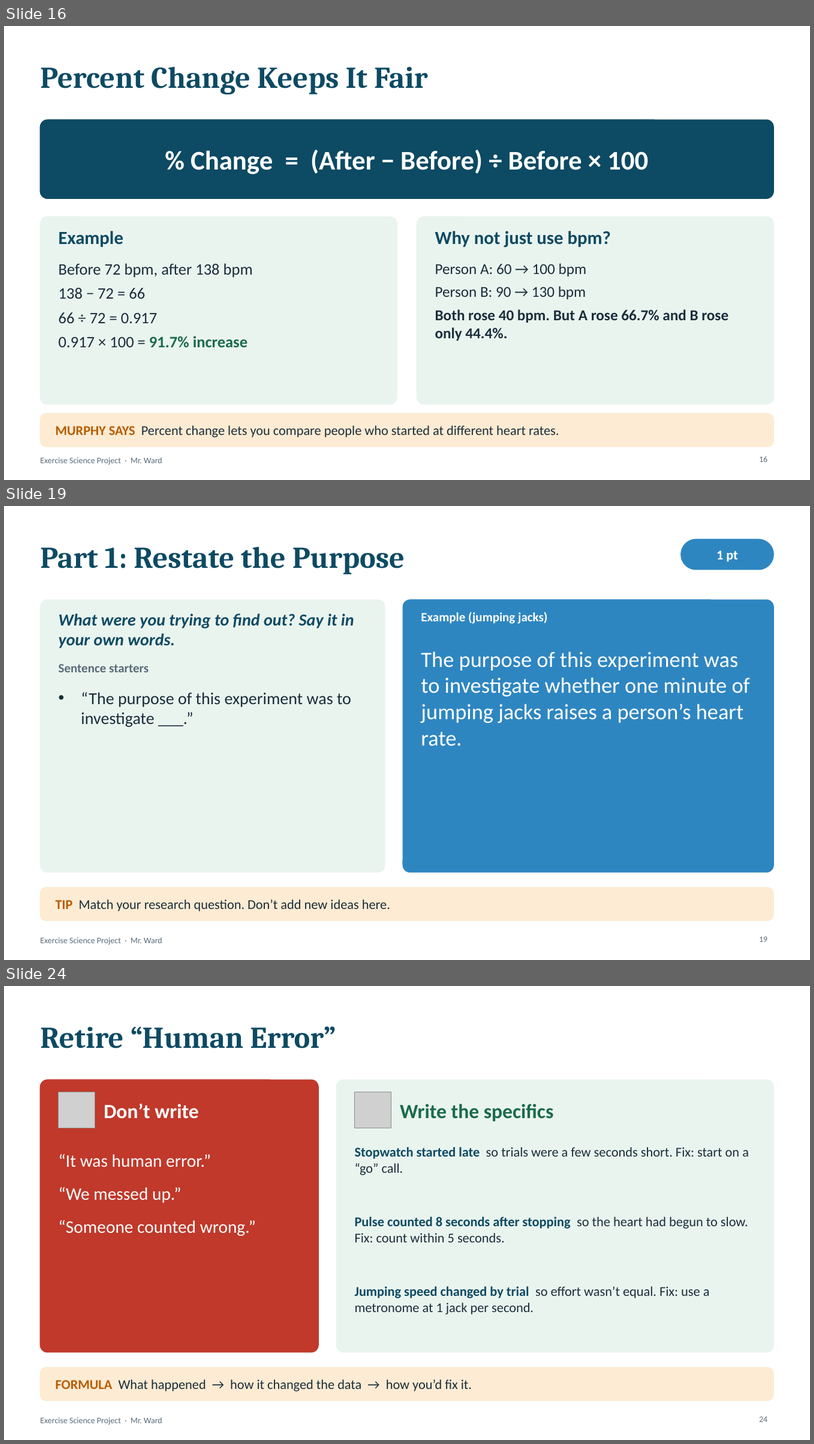
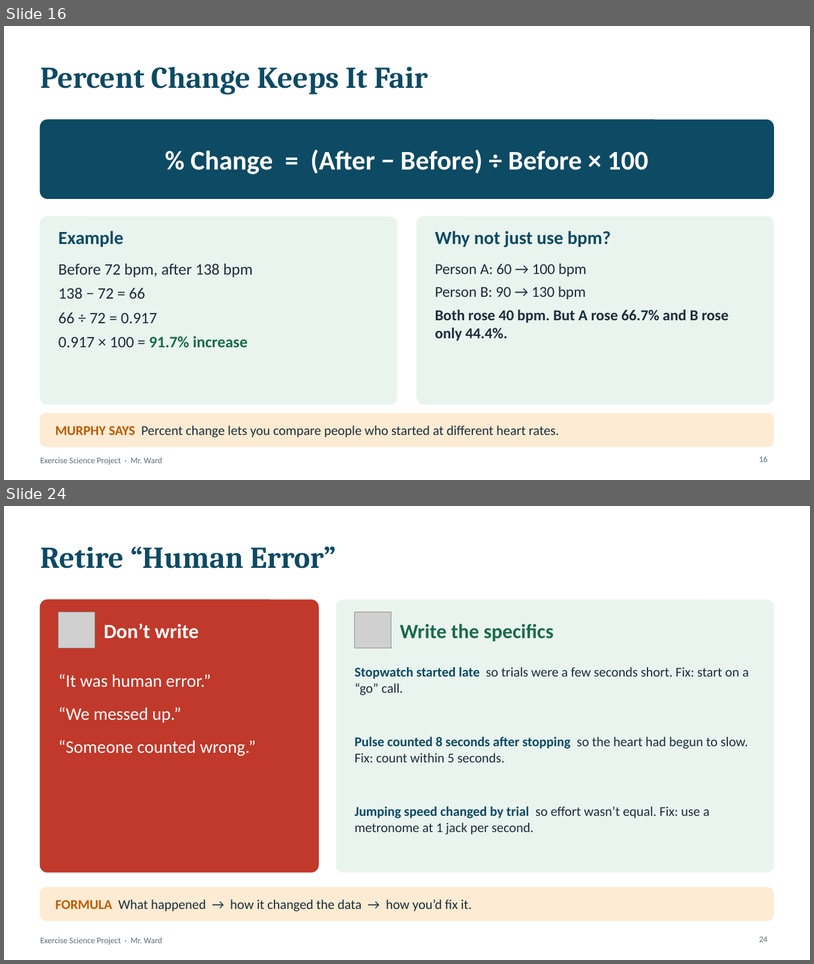
Before and after one commit to rward-prog/tri-1-7thgrade-project, a slide deck: files/Intro_and_Conclusion_Guide.pptx. Shown one above the other, each under a label of ours: slides 16, 19 and 24 before the commit, slides 16 and 24 after it; the slides between them are not shown. The pictures are 814x1444 and 814x964 pixels, drawn with LibreOffice and Linux fonts; fonts in the diff are those of the drawing; grey boxes stand for pictures. Boxes give left, top, right and bottom in pixels: in the first picture for what was removed or moved away, otherwise in the second. Text is boxed around its words. In the diff, an @@ line names an element or a change of style, - is before the commit and + after.

```diff
--- a/files/Intro_and_Conclusion_Guide.pptx
+++ b/files/Intro_and_Conclusion_Guide.pptx
@@ slide 19 removed at (4, 506, 810, 960), background #FFFFFF; not listed: 1 template element that a slide beside it also shows @@
@@ rounded rectangle removed at (681, 539, 774, 570) @@
@@ title removed at (40, 547, 405, 574) @@
-Part 1: Restate the Purpose
@@ text removed at (717, 550, 738, 562) @@
-1 pt
@@ rounded rectangle removed at (40, 600, 385, 872) @@
@@ text removed at (59, 613, 354, 648) @@
-What were you trying to find out? Say it in your own words.
@@ rounded rectangle removed at (403, 600, 774, 872) @@
@@ text removed at (421, 612, 548, 624) @@
-Example (jumping jacks)
@@ text removed at (59, 664, 149, 672) @@
-Sentence starters
@@ text removed at (421, 651, 750, 746) @@
-The purpose of this experiment was to investigate whether one minute of jumping jacks raises a person’s heart rate.
@@ text removed at (81, 692, 351, 727) @@
-• “The purpose of this experiment was to investigate ___.”
@@ rounded rectangle removed at (40, 887, 774, 921) @@
@@ text removed at (56, 899, 390, 911) @@
-TIP Match your research question. Don’t add new ideas here.
@@ page number removed at (759, 936, 768, 942) @@
-19
```
Also in this commit, not shown: 5 slides changed, 5 slides added, 4 other slides removed, 20 other files.
